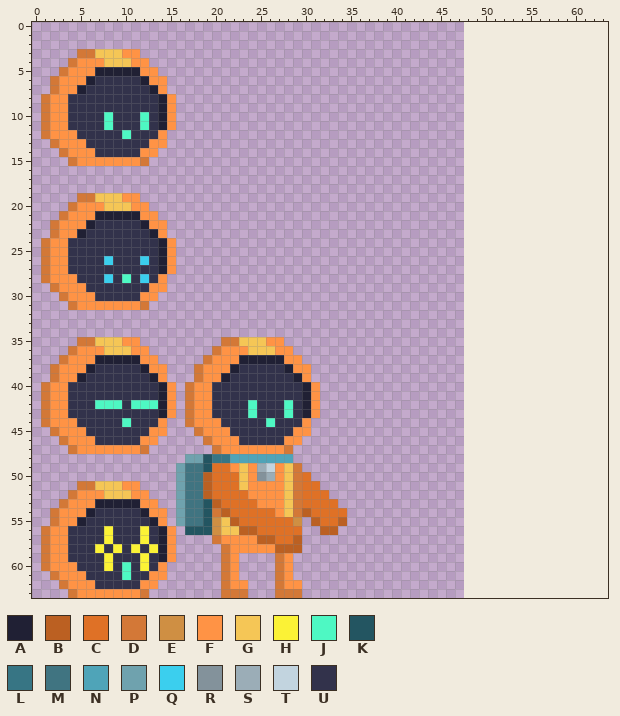
File history of a pixel-art file, Assets/Sprites/Characters/Player/player.aseprite. That is the earlier state.
48x64 pixels, 1 frame. The old version is drawn lined up with the new one, on the new canvas.
Visible layers, top first: "Head", "Arm01", "Arm02", "Leg", "Tank", "Body".
Palette (. is transparent): A #202034  B #bb6022  C #df7126  D #d37837  E #cf8f43  F #ff9345  G #f5c656  H #fbf236  J #4ef8c3  K #235561  L #377584  M #407481  N #4fa4b8  P #6fa2ae  Q #3bcfee  R #83929b  S #9badb7  T #c2d4df  U #32324b
Pixels before (only the part around the change), first column x 7:
 0 .................................................
 1 .................................................
 2 .................................................
 3 GGGFF............................................
 4 FGGGFF...........................................
 5 AAAAAFF..........................................
 6 UUUUUAFF.........................................
 7 UUUUUUAF.........................................
 8 UUUUUUUAF........................................
 9 UUUUUUUAF........................................
10 UJUUUJUAF........................................
11 UJUUUJUAF........................................
12 UUUJUUUF.........................................
13 UUUUUUFF.........................................
14 UUUUUFF..........................................
15 FFFFFD...........................................
16 .................................................
17 .................................................
18 .................................................
19 GGGFF............................................
20 FGGGFF...........................................
21 AAAAAFF..........................................
22 UUUUUAFF.........................................
23 UUUUUUAF.........................................
24 UUUUUUUAF........................................
25 UUUUUUUAF........................................
26 UQUUUQUAF........................................
27 UUUUUUUAF........................................
28 UQUJUQUF.........................................
29 UUUUUUFF.........................................
30 UUUUUFF..........................................
31 FFFFFD...........................................
32 .................................................
33 .................................................
34 .................................................
35 GGGFF.........DDGGGFF............................
36 FGGGFF.......DFFFGGGFF...........................
37 AAAAAFF.....DFFFAAAAAFF..........................
38 UUUUUAFF...DFFFAUUUUUAFF.........................
39 UUUUUUAF...DFFAUUUUUUUAF.........................
40 UUUUUUUAF.DFFUUUUUUUUUUAF........................
41 UUUUUUUAF.DFFUUUUUUUUUUAF........................
42 JJJUJJJAF.DFFUUUUJUUUJUAF........................
43 UUUUUUUAF.DFFUUUUJUUUJUAF........................
44 UUUJUUUF..DFFFUUUUUJUUUF.........................
45 UUUUUUFF...DFFFUUUUUUUFF.........................
46 UUUUUFF.....DFFFUUUUUFF..........................
47 FFFFFD.......DFFFFFFFD...........................
48 ..........PPKLLNNNNNNN...........................
49 .........PMMKCCFGFSTFGD..........................
50 .........PMMBCCCGFRSFGDC.........................
51 GGGFF....PMMBCCCGFFFFGDCC........................
52 FGGGFF...PMMBCCCCFFFFGDCCC.......................
53 AAAAAFF..PMMKBCCCCFFFGDCCCC......................
54 UUUUUAFF.PMMKDBCCCCCFGDBCCCC.....................
55 UUUUUUAF.PMMKEGBCCCCCCE.BCCB.....................
56 UHUUUHUAF.KKKEGGBBCCCCC..BB......................
57 UHUUUHUAF....DFFFFBBCCB..........................
58 HUHUHUHAF.....DFFFFFBBB..........................
59 UHUUUHUAF.....DF....DF...........................
60 UHUJUHUF......DF....DF...........................
61 UUUJUUFF......DF....DF...........................
62 UUUUUFF.......DFF...DFF..........................
63 FFFFFD........DDD...DDD..........................
After the commit:
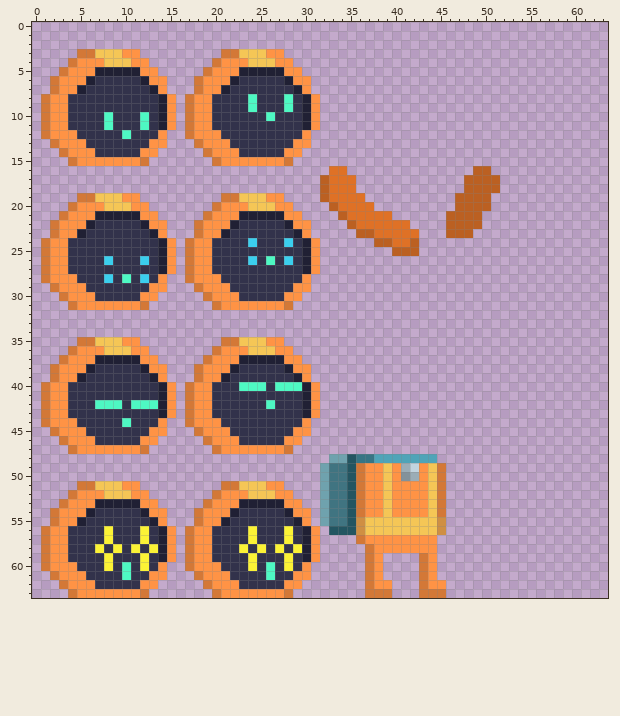
What changed:
canvas 48x64 -> 64x64
Changed rows in their new state; - is an unchanged pixel.
first column x 17:
 3 ----DDGGGFF------------------------
 4 ---DFFFGGGFF-----------------------
 5 --DFFFAAAAAFF----------------------
 6 -DFFFAUUUUUAFF---------------------
 7 -DFFAUUUUUUUAF---------------------
 8 DFFUUUUJUUUJUAF--------------------
 9 DFFUUUUJUUUJUAF--------------------
10 DFFUUUUUUJUUUAF--------------------
11 DFFUUUUUUUUUUAF--------------------
12 DFFFUUUUUUUUUF---------------------
13 -DFFFUUUUUUUFF---------------------
14 --DFFFUUUUUFF----------------------
15 ---DFFFFFFFD-----------------------
16 ----------------CC--------------BB-
17 ---------------BCCC------------BBBB
18 ---------------BCCC------------BBBB
19 ----DDGGGFF----BCCCC----------BBBB-
20 ---DFFFGGGFF----BCCCC---------BBBB-
21 --DFFFAAAAAFF----BCCCCC------BBBB--
22 -DFFFAUUUUUAFF----BCCCCCC----BBBB--
23 -DFFAUUUUUUUAF-----BBCCCCC---BBB---
24 DFFUUUUQUUUQUAF------BBCCB---------
25 DFFUUUUUUUUUUAF--------BBB---------
26 DFFUUUUQUJUQUAF--------------------
27 DFFUUUUUUUUUUAF--------------------
28 DFFFUUUUUUUUUF---------------------
29 -DFFFUUUUUUUFF---------------------
30 --DFFFUUUUUFF----------------------
31 ---DFFFFFFFD-----------------------
first column x 23:
40 JJJ-JJJ
42 -U-J-U-
43 -U---U-
44 ---U---
first column x 16:
48 -............----PPKLLNNNNNNN-
49 ..............--PMMKDFFGFSTFGD
50 ...............-PMMKDFFGFRSFGD
51 .....DD-GG--....PMMKDFFGFFFFGD
52 ....DFFFGGG-F...PMMKDFFGFFFFGD
53 ...DFFFAAAAAFF..PMMKDFFGFFFFGD
54 ..DFFFAUUUUUAFF.PMMKDFFGFFFFGD
55 ..DFFAUUUUUUUAF.PMMKEGGGGGGGGE
56 -DFFUUUUHUUUHUAF.KKKEGGGGGGGGE
57 -DFFUUUUHUUUHUAF----DFFFFFFFF-
58 -DFFUUUHUHUHUHAF-----DFFFFFFF-
59 -DFFUUUUHUUUHUAF-----DF----DF-
60 -DFFFUUUHUJUHUF------DF----DF-
61 --DFFFUUUUJUUFF------DF----DF-
62 ---DFF-UUUUU---------DFF---DFF
63 ----DFFFFFFF-.-------DDD---DDD
Changed places in both pictures, as pixel boxes (x1, y1, x2, y2):
added: (185, 49, 500, 310)
changed: (239, 382, 302, 427)
changed: (176, 454, 446, 598)
